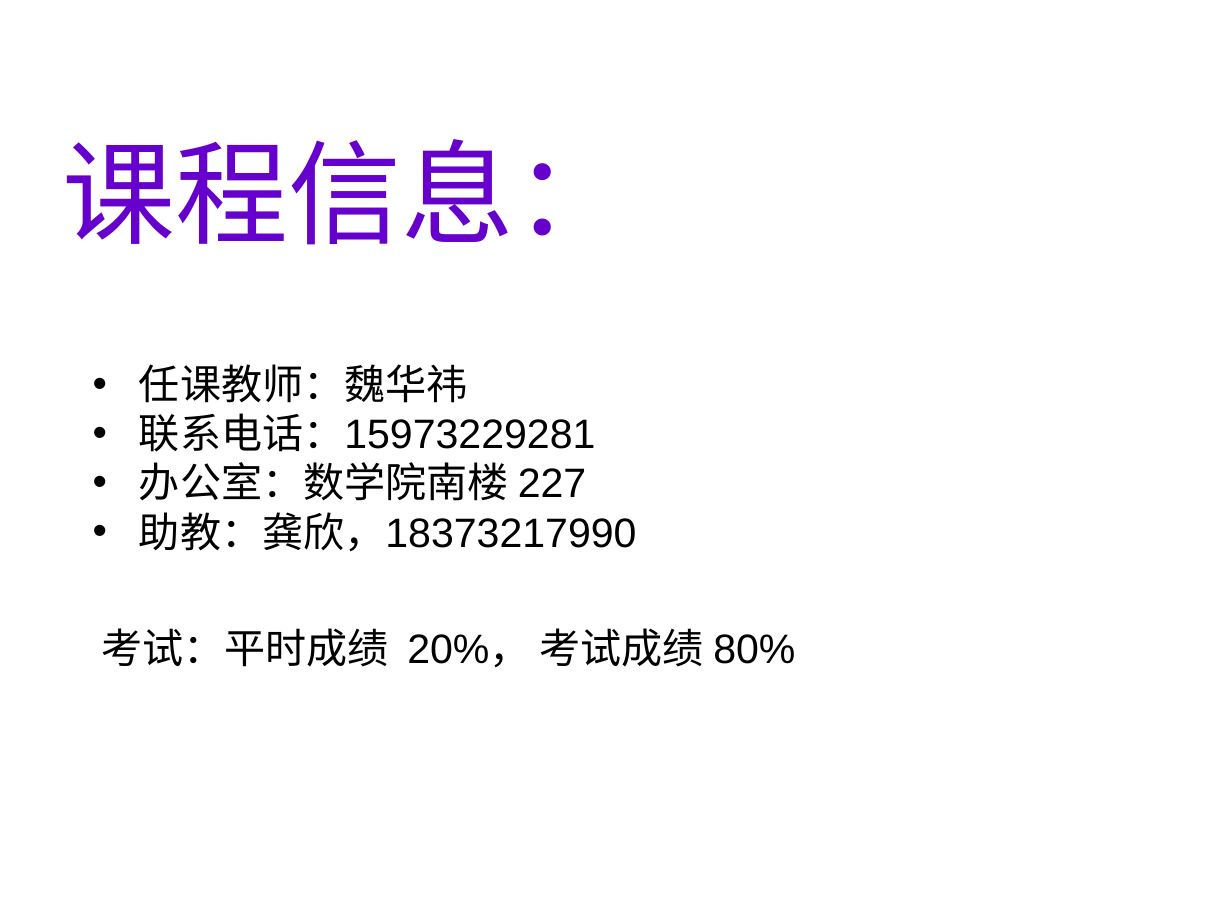
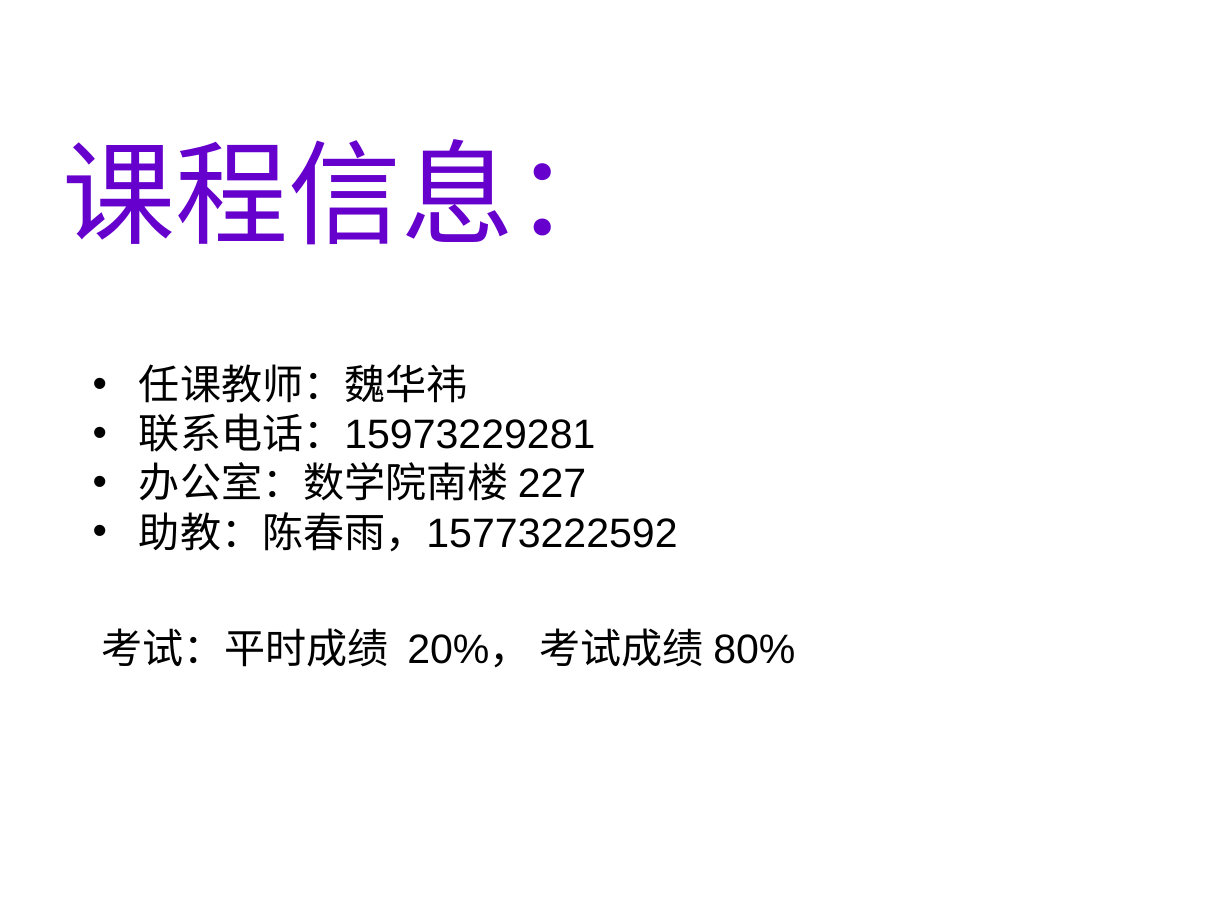
Before and after one commit to weihuayi/class, a slide deck: slide 1 of analyticgeometry/PPT/1-1.ppt. Drawn at 1232x924 pixels with LibreOffice and Linux fonts; fonts in the diff are those of the drawing. Boxes give left, top, right and bottom in pixels: in the first picture for what was removed or moved away, otherwise in the second. Text is boxed around its words. In the diff, an @@ line names an element or a change of style, - is before the commit and + after.

```diff
--- a/analyticgeometry/PPT/1-1.ppt
+++ b/analyticgeometry/PPT/1-1.ppt
@@ text at (x1=139, y1=512, x2=678, y2=552): text changed @@
-• 助教：龚欣，18373217990
+• 助教：陈春雨，15773222592
```
Also in this commit, not shown: 4 other files.
